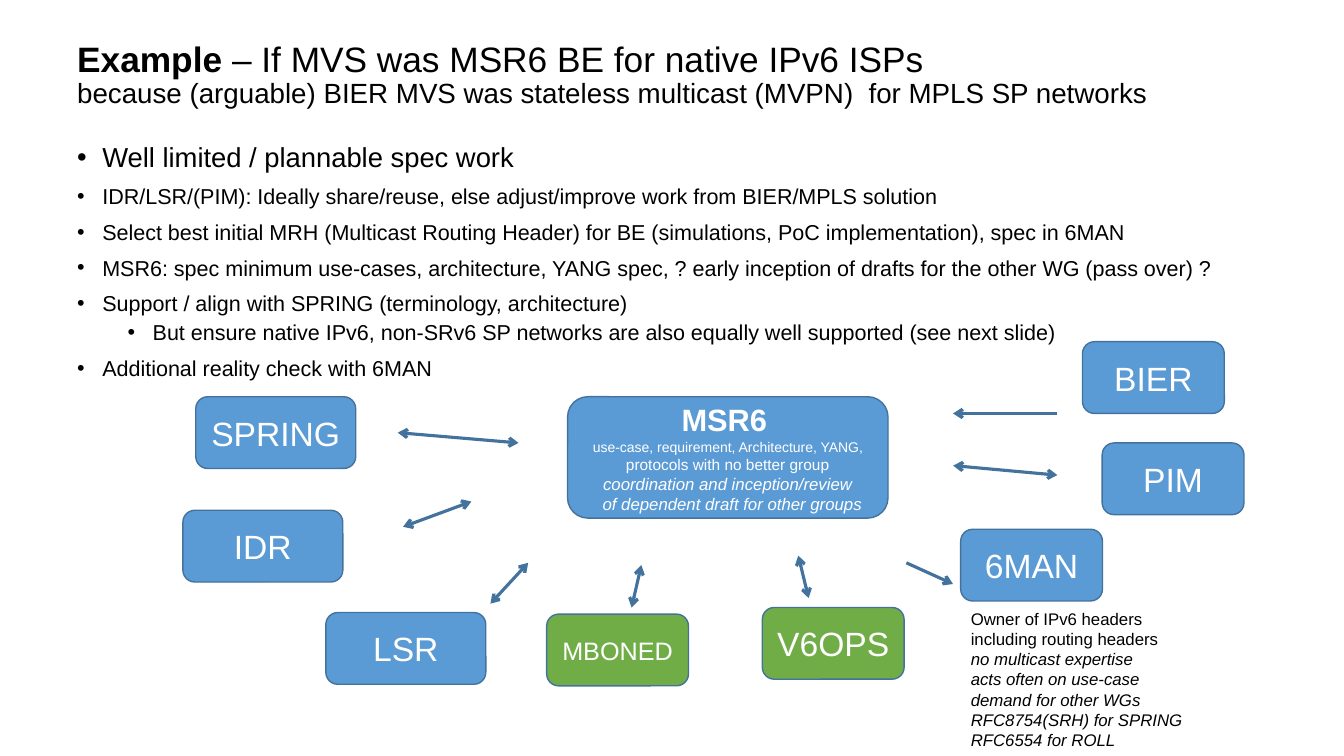
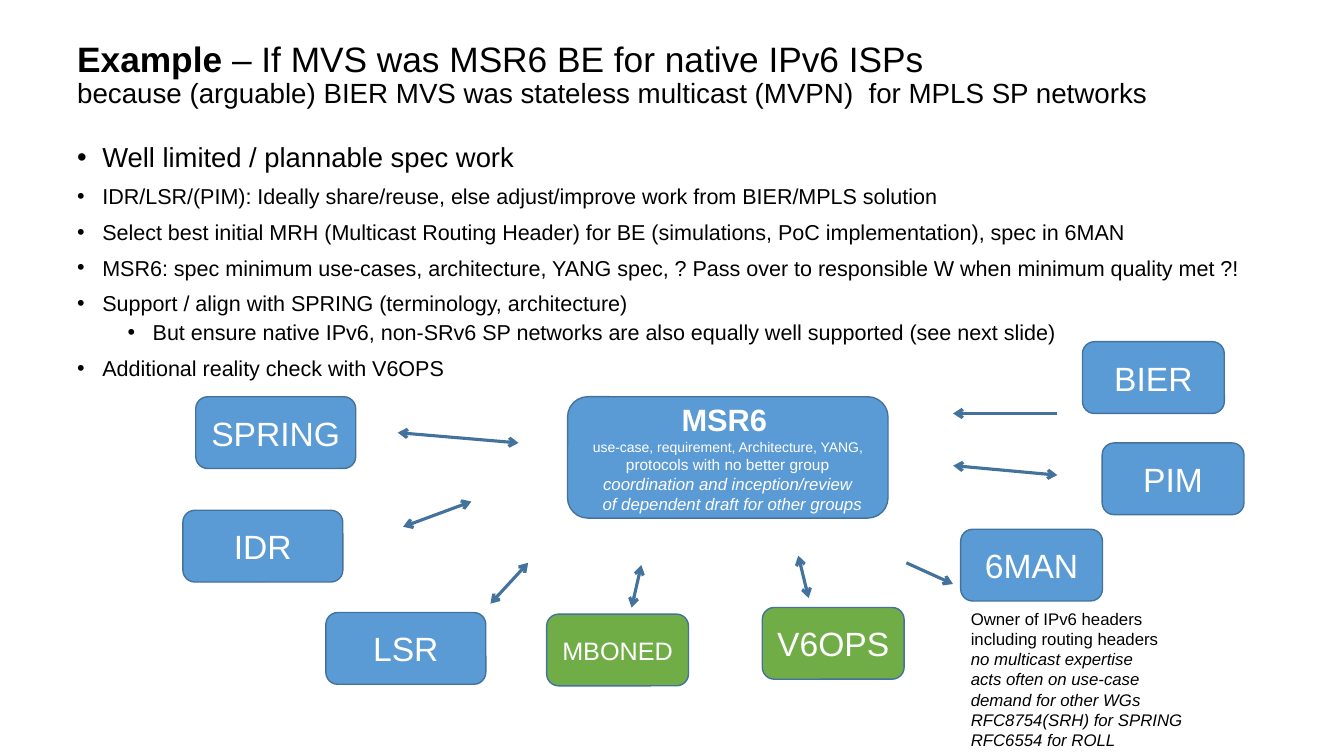
Before and after one commit to hchenfuture/presentations, a slide deck: slide 6 of msr6-bof-eckert-why-and-how.pptx. Drawn at 1344x756 pixels with LibreOffice and Linux fonts; fonts in the diff are those of the drawing. Boxes give left, top, right and bottom in pixels: in the first picture for what was removed or moved away, otherwise in the second. Text is boxed around its words. In the diff, an @@ line names an element or a change of style, - is before the commit and + after.

```diff
--- a/msr6-bof-eckert-why-and-how.pptx
+++ b/msr6-bof-eckert-why-and-how.pptx
@@ text at <box>102,260,1215,281</box>: text changed @@
-• MSR6: spec minimum use-cases, architecture, YANG spec, ? early inception of drafts for the other WG (pass over) ?
+• MSR6: spec minimum use-cases, architecture, YANG spec, ? Pass over to responsible W when minimum quality met ?!
@@ text at <box>102,360,444,381</box>: text changed @@
-• Additional reality check with 6MAN
+• Additional reality check with V6OPS
```
Also in this commit, not shown: 1 other slide changed, 1 other file.
